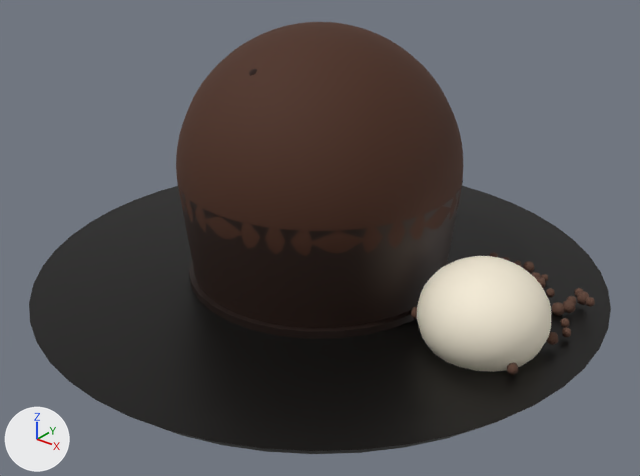
The glTF model public/models/demo/souffle-chocolat.glb as it was, and as the next commit left it.
Before and after are seen from a 50 mm camera at (0.211, -0.264, 0.188) aimed at (0.008, -0.01, 0.031). The lights are fixed; the arrows at lower left show +X, +Y and +Z. The first picture is the older version. Where no turn or scale is listed for an object, it has been applied to the vertices.
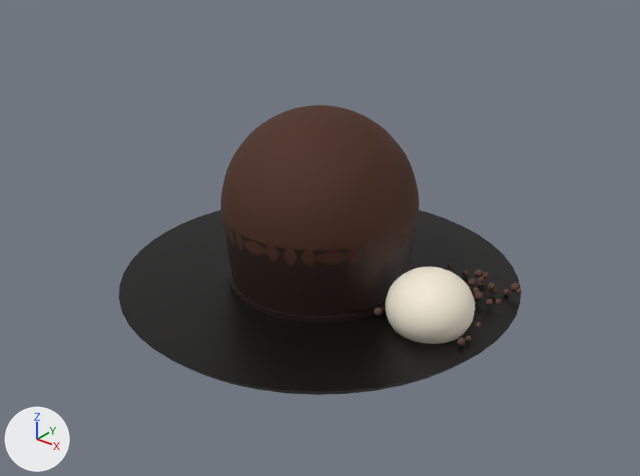
ob_node_0 is not drawn itself; it is the parent of ob_node_1.

Where the newer file only moved an object's origin or applied its transform, the numbers keep the older frame.

Boxes [x1, y1, x2, y2] around the edits, measured in the pictures (640 x 476 px):
'Mesh_0', moved, rescaled (31% narrower, 31% shorter): before [29, 186, 611, 454]; after [119, 210, 521, 395]
'Mesh_3', moved, rescaled (31% narrower, 31% shorter): before [176, 22, 463, 256]; after [221, 105, 419, 267]
'Mesh_1', moved, rescaled: before [177, 178, 463, 328]; after [222, 217, 418, 315]
'Mesh_5', moved, rescaled (33% narrower, 33% shorter): before [417, 256, 551, 372]; after [385, 267, 475, 344]
'Mesh_2', moved, rescaled (30% narrower, 30% shorter): before [189, 260, 449, 339]; after [228, 267, 411, 322]
'Mesh_54', moved, rescaled (not visible afterwards): before [249, 69, 257, 76]
'Mesh_18', moved, rescaled (not visible before): after [478, 282, 484, 287]

What the commit changed:
Object 'Node_0' (ob_node_0) moves from (0.0, 0.0, 0.003) to (0.0, 0.0, 0.00213).
Object 'Node_0' (ob_node_0) is rescaled from (0.111, 0.111, 0.111) to (0.0787, 0.0787, 0.0787).
